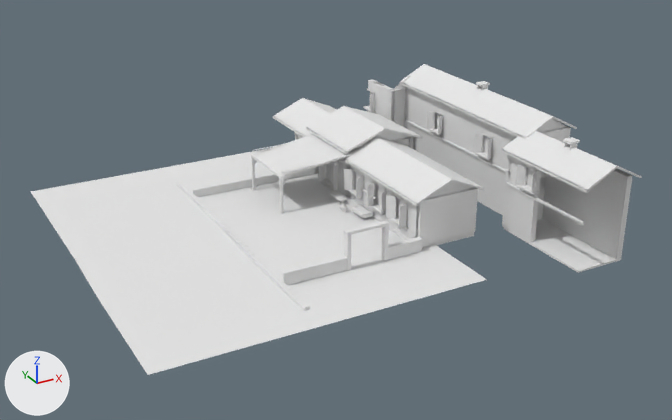
Renders of the OBJ model projects/hichaukitoden-game/assets/authoring/candidates/passage_house_courtyard/package/environment.obj from each side of a commit.
Before and after are seen from a camera (50 mm lens) standing at (-29.9, -52.1, 29.7) and looking at (1.7, 5.4, 0.9). The lights are fixed; the arrows at lower left show +X, +Y and +Z. The first picture is the older version. Where no turn or scale is listed for an object, it has been applied to the vertices.

The older version as bpy lines, for what is in view:
```python
me_environment = bpy.data.meshes.new('environment')
me_environment.from_pydata(...)  # 3055 vertices, 4215 faces; spans x -17.8..18.2, y -10.4..22.0, z -0.1..8.8
me_environment.materials.append(mat_environmentbakedatlas)  # white #e7e7e7
ob_environment = bpy.data.objects.new('environment', me_environment)
ob_environment.location = (0.0, 0.0, 0.0)
```
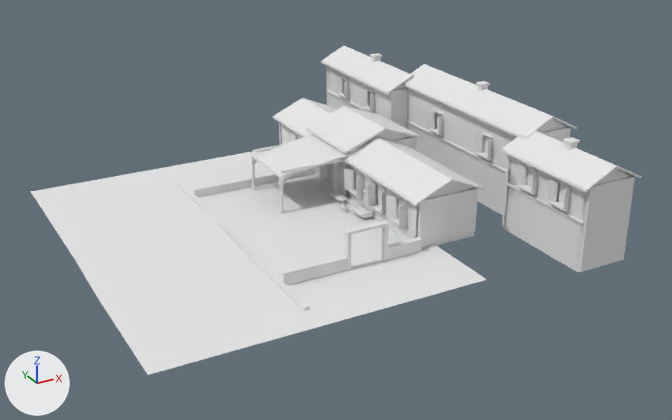
What differs and where, as boxes [x1, y1, x2, y2] in the pictures (672 x 420 px):
'environment', reshaped (6% taller)
    before: [31, 64, 642, 375]
    after: [31, 45, 642, 375]
part 1 of me_environment, added
    after: [289, 133, 295, 142]
part 2 of me_environment, added
    after: [576, 175, 635, 272]
part 3 of me_environment, added
    after: [598, 169, 630, 184]
part 4 of me_environment, added
    after: [550, 202, 569, 212]
part 5 of me_environment, added (mostly hidden)
    after: [558, 183, 568, 204]
part 6 of me_environment, added
    after: [563, 187, 569, 211]
part 7 of me_environment, added
    after: [547, 180, 556, 202]
part 8 of me_environment, added (mostly hidden)
    after: [327, 66, 329, 105]
part 9 of me_environment, added
    after: [321, 61, 390, 95]
part 10 of me_environment, added
    after: [361, 89, 367, 106]
part 11 of me_environment, added
    after: [344, 81, 348, 98]
part 12 of me_environment, added
    after: [336, 77, 341, 93]
part 13 of me_environment, added
    after: [327, 90, 369, 112]
part 14 of me_environment, built on
    before: [254, 88, 540, 218]
    after: [280, 45, 587, 270]

What the commit changed:
me_environment is used by ob_environment; location (0.0, 0.0, 0.0).
me_environment had 3055 vertices, 4215 faces and spanned x -17.8..18.2, y -10.4..22.0, z -0.1..8.8.
me_environment now has 3541 vertices, 5928 faces and spans x -17.8..18.2, y -10.4..26.4, z -0.1..8.8.
me_environment part 1: the loose piece of 8 vertices spanning x 3.8..4.4, y 16.1..16.4, z 1.3..2.9 is copied, and the copy is scaled about its middle by (-0.681, 2.06, 1), then moved by (0.1, 1.8, 0.0); it spans x 4.0..4.4, y 17.8..18.3, z 1.3..2.9.
me_environment part 2: a new loose piece, a box spanning x 12.3..16.3, y -10.23..-9.77, z 0.0..6.3, in mat_environmentbakedatlas (white #e7e7e7).
me_environment part 3: the loose piece of 3 vertices spanning x 12.3..16.3, y -1.8, z 6.2..7.4 is copied, and the copy is moved by (0.0, -8.2, 0.0); it spans x 12.3..16.3, y -10.0, z 6.2..7.4.
me_environment part 4: the loose piece of 24 vertices spanning x 1.3..4.6, y -2.3..-1.9, z 0.9..1.0 is copied, and the copy is scaled about its middle by (0.185, 3.45, 1.51), then moved by (9.3, -5.6, 3.1); it spans x 11.9..12.6, y -8.5..-6.9, z 3.9..4.1.
me_environment part 5: the loose piece of 4 vertices spanning x 12.5, y -4.9..-3.8, z 4.1..5.7 is copied, and the copy is moved by (0.0, -3.4, 0.0); it spans x 12.5, y -8.2..-7.2, z 4.1..5.7.
me_environment part 6: the loose piece of 8 vertices spanning x 11.7..12.2, y -5.2..-5.0, z 4.1..5.7 is copied, and the copy is moved by (0.0, -3.4, 0.0); it spans x 11.7..12.2, y -8.6..-8.3, z 4.1..5.7.
me_environment part 7: the loose piece of 8 vertices spanning x 11.9..12.2, y -3.7..-3.3, z 4.1..5.7 is copied, and the copy is moved by (0.0, -3.4, 0.0); it spans x 11.9..12.2, y -7.1..-6.6, z 4.1..5.7.
me_environment part 8: a new loose piece, a box spanning x 12.1..16.1, y 25.77..26.23, z 0.0..6.6, in mat_environmentbakedatlas (white #e7e7e7).
me_environment part 9: a new loose piece, a box spanning x 11.59..11.82, y 14.1..26.4, z 6.37..6.53, in mat_environmentbakedatlas (white #e7e7e7).
me_environment part 10: the loose piece of 8 vertices spanning x 11.5..12.0, y 16.9..17.1, z 4.1..5.6 is copied, and the copy is scaled about its middle by (-0.68, 2.01, 1), then moved by (0.1, 1.6, 0.0); it spans x 11.7..12.0, y 18.3..18.8, z 4.1..5.6.
me_environment part 11: the loose piece of 8 vertices spanning x 11.5..12.0, y 16.9..17.1, z 4.1..5.6 is copied, and the copy is moved by (0.0, 4.7, 0.0); it spans x 11.5..12.0, y 21.6..21.8, z 4.1..5.6.
me_environment part 12: the loose piece of 8 vertices spanning x 11.5..12.0, y 16.9..17.1, z 4.1..5.6 is copied, and the copy is scaled about its middle by (-0.68, 2.01, 1), then moved by (0.1, 6.3, 0.0); it spans x 11.7..12.0, y 23.1..23.5, z 4.1..5.6.
me_environment part 13: a new loose piece, a box spanning x 11.98..12.14, y 14.5..26.0, z 3.51..3.68, in mat_environmentbakedatlas (white #e7e7e7).
me_environment part 14: 11 vertices moved within x 3.4..12.6, y -5.0..18.4, z 0.3..5.7; 6 vertices removed from x 4.6..12.0, y 13.5..17.2, z 3.6..4.0; 363 vertices added at x -1.6..16.5, y -10.0..26.4, z -0.1..8.1.
Other edits to the shape of me_environment do not show in these pictures.
